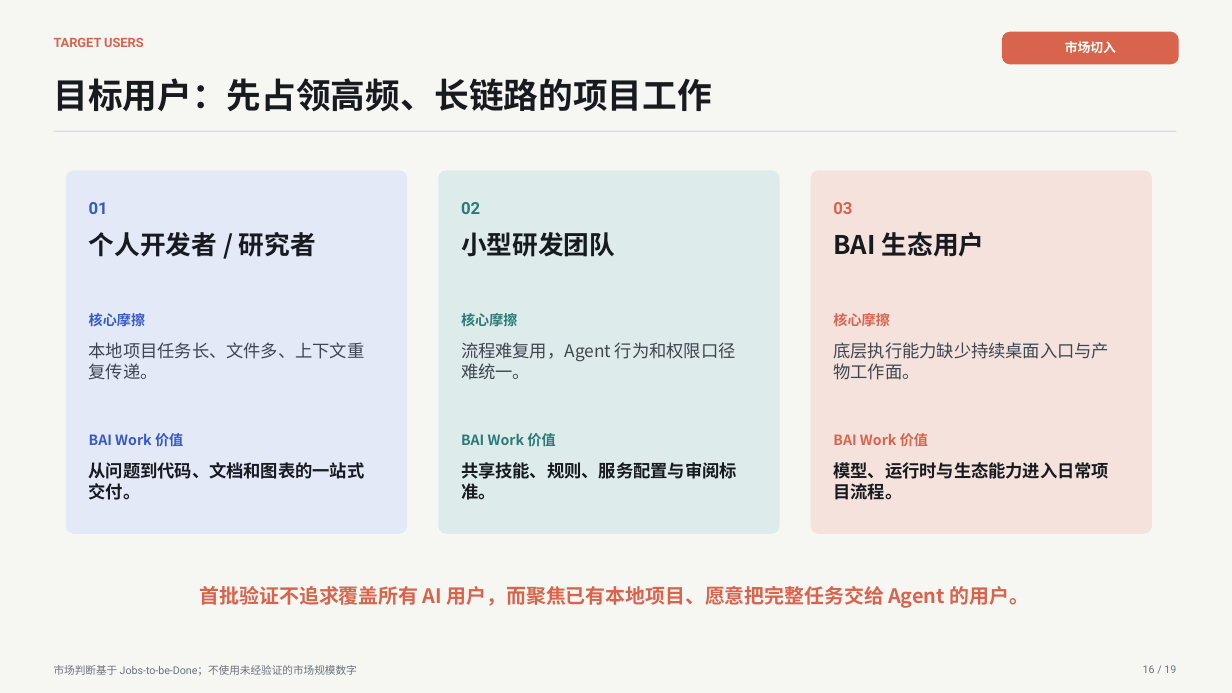
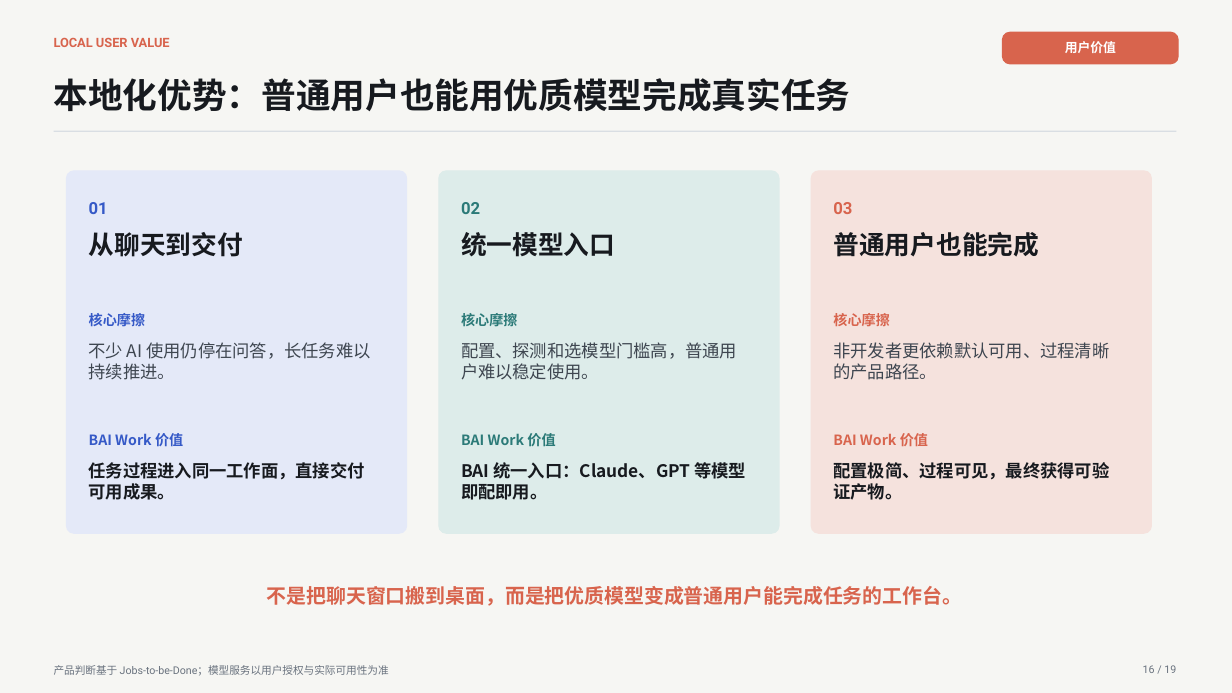
Before and after one commit to 2830500285/BAI-Work, a slide deck: slide 16 of docs/presentation/BAI-Work-Defense-Deck.pptx. Drawn at 1232x693 pixels with LibreOffice and Linux fonts; fonts in the diff are those of the drawing. Boxes give left, top, right and bottom in pixels: in the first picture for what was removed or moved away, otherwise in the second. Text is boxed around its words. In the diff, an @@ line names an element or a change of style, - is before the commit and + after.

Commit message:
docs: add local user value positioning

```diff
--- a/docs/presentation/BAI-Work-Defense-Deck.pptx
+++ b/docs/presentation/BAI-Work-Defense-Deck.pptx
@@ text at (x1=54, y1=38, x2=170, y2=47): text changed @@
-TARGET USERS
+LOCAL USER VALUE
@@ text at (x1=1065, y1=41, x2=1116, y2=53): text changed @@
-市场切入
+用户价值
@@ text at (x1=54, y1=78, x2=851, y2=112): text changed @@
-目标用户：先占领高频、长链路的项目工作
+本地化优势：普通用户也能用优质模型完成真实任务
@@ text at (x1=89, y1=232, x2=243, y2=257): text changed @@
-个人开发者 / 研究者
+从聊天到交付
@@ text at (x1=461, y1=232, x2=615, y2=257): text changed @@
-小型研发团队
+统一模型入口
@@ text at (x1=833, y1=232, x2=1039, y2=257): text changed @@
-BAI 生态用户
+普通用户也能完成
@@ text at (x1=89, y1=342, x2=370, y2=380): text changed @@
-本地项目任务长、文件多、上下文重复传递。
+不少 AI 使用仍停在问答，长任务难以持续推进。
@@ text at (x1=461, y1=342, x2=737, y2=380): text changed @@
-流程难复用，Agent 行为和权限口径难统一。
+配置、探测和选模型门槛高，普通用户难以稳定使用。
@@ text at (x1=833, y1=342, x2=1109, y2=380): text changed @@
-底层执行能力缺少持续桌面入口与产物工作面。
+非开发者更依赖默认可用、过程清晰的产品路径。
@@ text at (x1=89, y1=462, x2=365, y2=500): text changed @@
-从问题到代码、文档和图表的一站式交付。
+任务过程进入同一工作面，直接交付可用成果。
@@ text at (x1=461, y1=462, x2=746, y2=500): text changed @@
-共享技能、规则、服务配置与审阅标准。
+BAI 统一入口：Claude、GPT 等模型即配即用。
@@ text at (x1=833, y1=462, x2=1109, y2=500): text changed @@
-模型、运行时与生态能力进入日常项目流程。
+配置极简、过程可见，最终获得可验证产物。
@@ text at (x1=267, y1=586, x2=963, y2=606): text changed @@
-首批验证不追求覆盖所有 AI 用户，而聚焦已有本地项目、愿意把完整任务交给 Agent 的用户。
+不是把聊天窗口搬到桌面，而是把优质模型变成普通用户能完成任务的工作台。
@@ text at (x1=54, y1=665, x2=389, y2=676): text changed @@
-市场判断基于 Jobs-to-be-Done；不使用未经验证的市场规模数字
+产品判断基于 Jobs-to-be-Done；模型服务以用户授权与实际可用性为准
```
Also in this commit, not shown: 3 other files.
